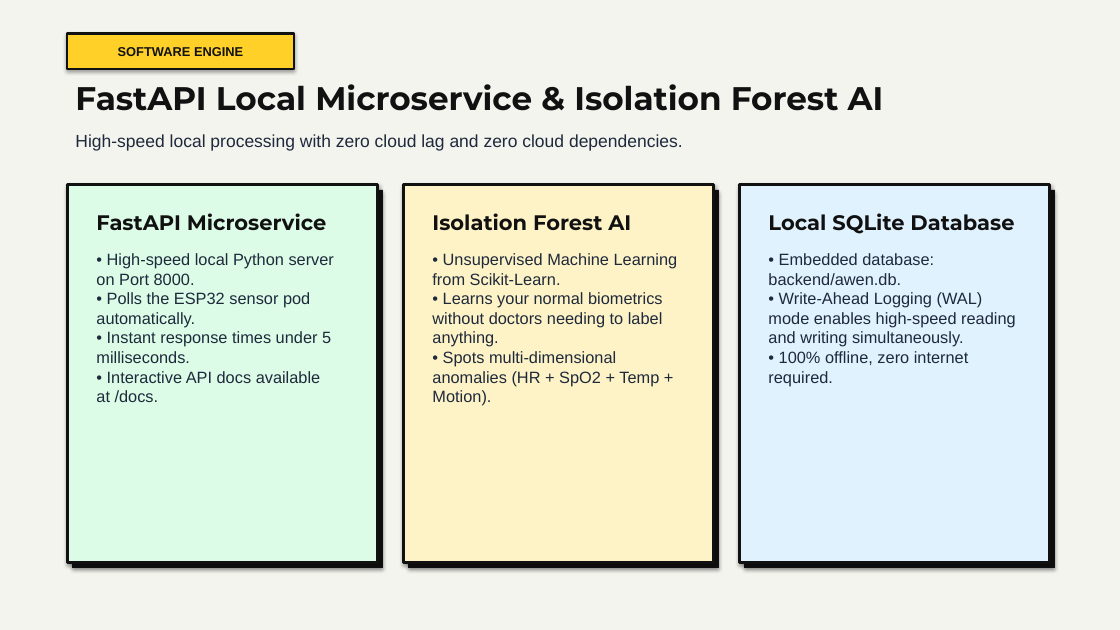
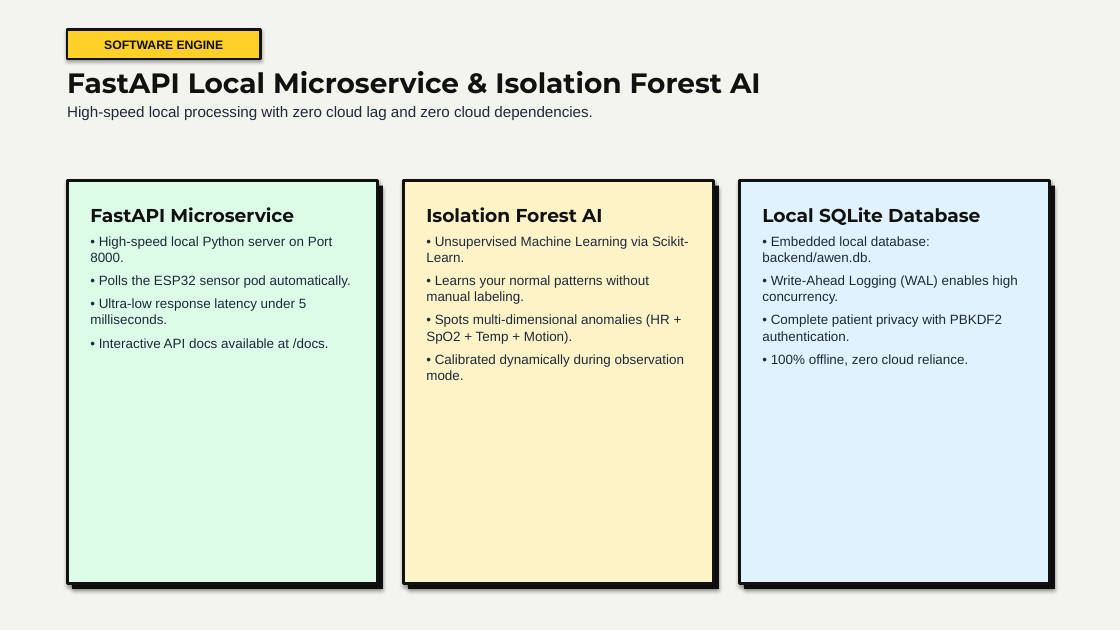
Before and after one commit to diya-1720/CaPsToNe, a slide deck: slide 8 of AWEN_Final_Presentation_AF52.pptx. Drawn at 1120x630 pixels with LibreOffice and Linux fonts; fonts in the diff are those of the drawing. Boxes give left, top, right and bottom in pixels: in the first picture for what was removed or moved away, otherwise in the second. Text is boxed around its words. In the diff, an @@ line names an element or a change of style, - is before the commit and + after.

Commit message:
feat(presentation): refine neo-brutalist slide deck layout and typography scaling
- Add responsive clamp sizing to HTML presentation slides for uniform scaling across displays
- Update python-pptx presentation generation with improved margins and bullet spacing
- Rebuild AWEN_Final_Presentation_AF52.pptx with polished layout and updated stats

```diff
--- a/AWEN_Final_Presentation_AF52.pptx
+++ b/AWEN_Final_Presentation_AF52.pptx
@@ rectangle "SOFTWARE ENGINE": place and size @@
-rectangle "SOFTWARE ENGINE" at <box>67,34,294,69</box>
+rectangle "SOFTWARE ENGINE" at <box>67,29,260,59</box>
@@ rectangle "SOFTWARE ENGINE" at <box>67,29,260,59</box>: size 11 to 10.5 pt @@
@@ text at <box>67,71,761,94</box>: size 28 to 24 pt in "FastAPI Local Microservice & Isolation Forest AI" @@
@@ text "FastAPI Local Microservice & Isolation ...": place and size @@
-text "FastAPI Local Microservice & Isolation ..." at <box>75,84,884,111</box>
+text "FastAPI Local Microservice & Isolation ..." at <box>67,71,761,120</box>
@@ text at <box>67,106,592,120</box>: paragraph added @@
+High-speed local processing with zero cloud lag and zero cloud dependencies.
@@ text removed at <box>75,134,683,151</box> @@
-High-speed local processing with zero cloud lag and zero cloud dependencies.
@@ rectangle: place and size @@
-rectangle at <box>72,190,383,568</box>
+rectangle at <box>67,181,378,584</box>
@@ rectangle at <box>67,181,378,584</box>: fill #111111 to #DCFCE7; outline none to #111111 2.5 pt @@
@@ rectangle: place and size @@
-rectangle at <box>67,185,378,563</box>
+rectangle at <box>72,186,383,589</box>
@@ rectangle at <box>72,186,383,589</box>: fill #DCFCE7 to #111111; outline #111111 2.5 pt to none @@
@@ text at <box>90,207,294,222</box>: size 18 to 16 pt in "FastAPI Microservice" @@
@@ rectangle: place and size @@
-rectangle at <box>408,190,719,568</box>
+rectangle at <box>403,181,714,584</box>
@@ rectangle at <box>403,181,714,584</box>: fill #111111 to #FEF3C7; outline none to #111111 2.5 pt @@
@@ rectangle: place and size @@
-rectangle at <box>403,185,714,563</box>
+rectangle at <box>408,186,719,589</box>
@@ rectangle at <box>408,186,719,589</box>: fill #FEF3C7 to #111111; outline #111111 2.5 pt to none @@
@@ text at <box>426,207,602,222</box>: size 18 to 16 pt in "Isolation Forest AI" @@
@@ rectangle: place and size @@
-rectangle at <box>744,190,1055,568</box>
+rectangle at <box>739,181,1050,584</box>
@@ rectangle at <box>739,181,1050,584</box>: fill #111111 to #E0F2FE; outline none to #111111 2.5 pt @@
@@ rectangle: place and size @@
-rectangle at <box>739,185,1050,563</box>
+rectangle at <box>744,186,1055,589</box>
@@ rectangle at <box>744,186,1055,589</box>: fill #E0F2FE to #111111; outline #111111 2.5 pt to none @@
@@ text at <box>762,207,980,225</box>: size 18 to 16 pt in "Local SQLite Database" @@
@@ text at <box>90,236,351,348</box>: text changed; size 14 to 11.5 pt @@
-• High-speed local Python server on Port 8000.
-• Polls the ESP32 sensor pod automatically.
-• Instant response times under 5 milliseconds.
-• Interactive API docs available at /docs.
+• High-speed local Python server on Port 8000.
+• Polls the ESP32 sensor pod automatically.
+• Ultra-low response latency under 5 milliseconds.
+• Interactive API docs available at /docs.
@@ text at <box>426,236,689,380</box>: text changed; size 14 to 11.5 pt @@
-• Unsupervised Machine Learning from Scikit-Learn.
-• Learns your normal biometrics without doctors needing to label anything.
-• Spots multi-dimensional anomalies (HR + SpO2 + Temp + Motion).
+• Unsupervised Machine Learning via Scikit-Learn.
+• Learns your normal patterns without manual labeling.
+• Spots multi-dimensional anomalies (HR + SpO2 + Temp + Motion).
+• Calibrated dynamically during observation mode.
@@ text at <box>762,236,1017,366</box>: text changed; size 14 to 11.5 pt @@
-• Embedded database: backend/awen.db.
-• Write-Ahead Logging (WAL) mode enables high-speed reading and writing simultaneously.
-• 100% offline, zero internet required.
+• Embedded local database: backend/awen.db.
+• Write-Ahead Logging (WAL) enables high concurrency.
+• Complete patient privacy with PBKDF2 authentication.
+• 100% offline, zero cloud reliance.
```
Also in this commit, not shown: 13 other slides changed, 2 other files.
